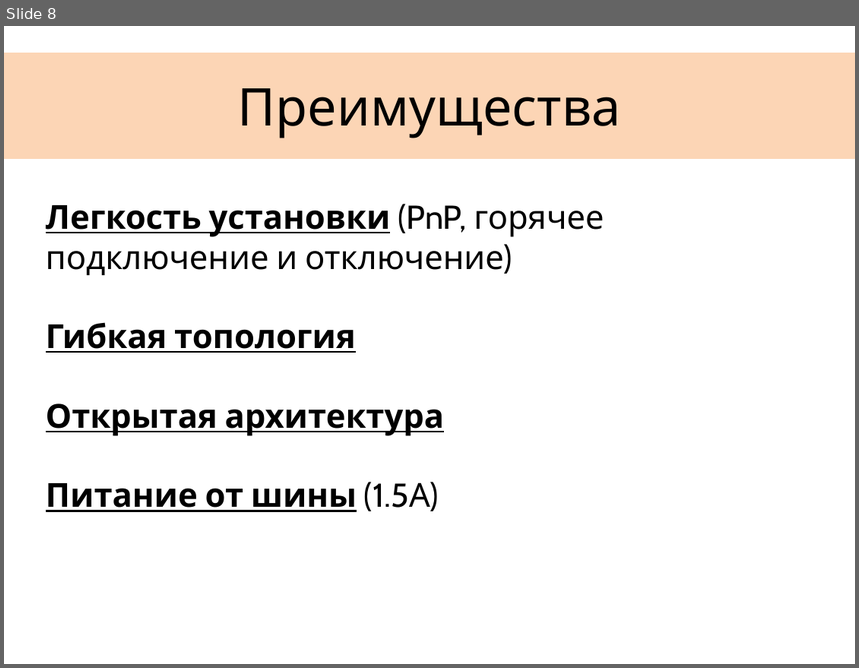
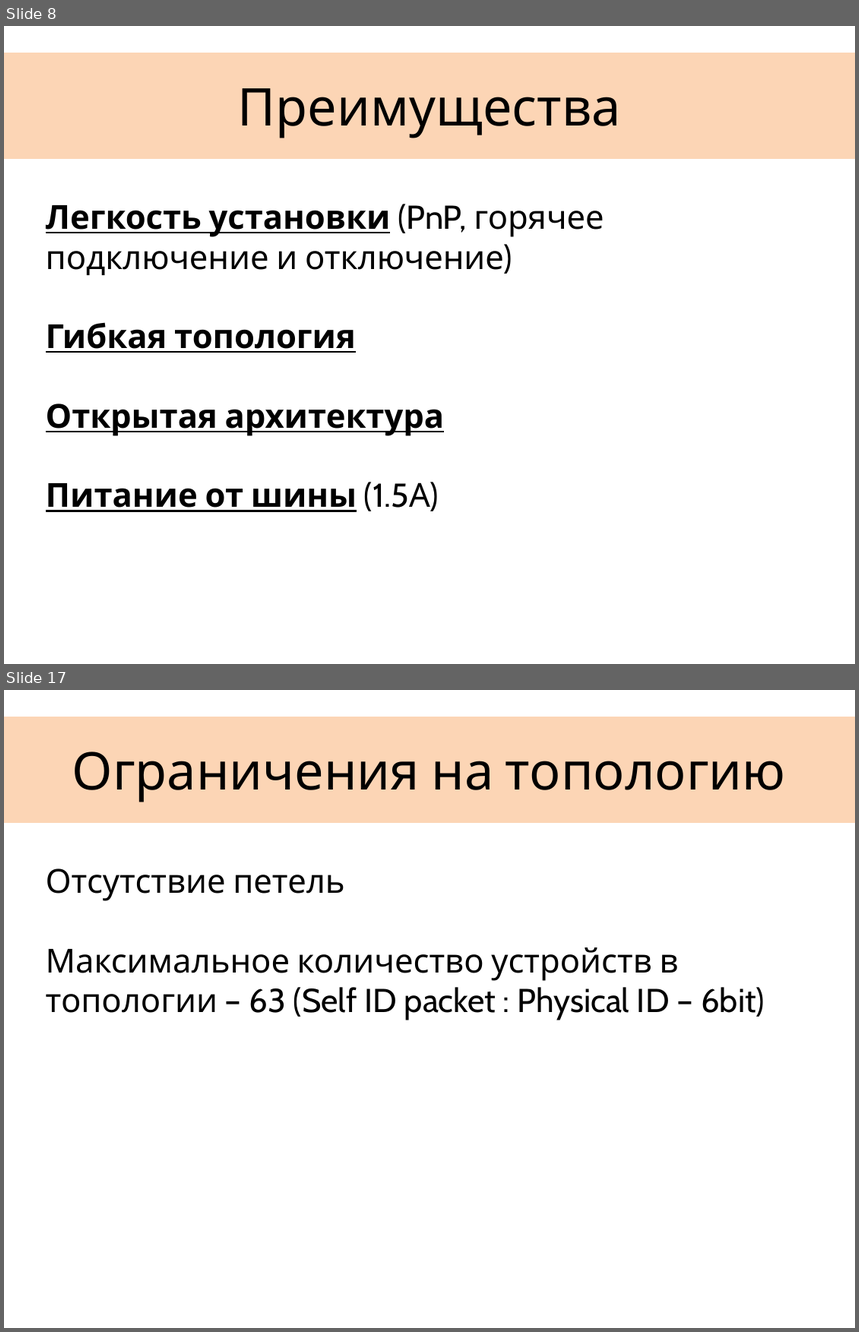
Before and after one commit to gosha92/FireWire, a slide deck: FireWire.pptx. Shown one above the other, each under a label of ours: slide 8 before the commit, slides 8 and 17 after it; the slides between them are not shown. The pictures are 859x668 and 859x1332 pixels, drawn with LibreOffice and Linux fonts; fonts in the diff are those of the drawing. Boxes give left, top, right and bottom in pixels: in the first picture for what was removed or moved away, otherwise in the second. Text is boxed around its words. In the diff, an @@ line names an element or a change of style, - is before the commit and + after.

```diff
--- a/FireWire.pptx
+++ b/FireWire.pptx
@@ slide 17 added at bbox=[4, 690, 855, 1328], background #FFFFFF; not listed: 1 template element that a slide beside it also shows @@
@@ title added at bbox=[72, 752, 786, 802], 44 pt, text #000000 @@
+Ограничения на топологию
@@ text added at bbox=[46, 869, 765, 1021], 28 pt, text #000000 @@
+Отсутствие петель
+Максимальное количество устройств в топологии – 63 (Self ID packet : Physical ID – 6bit)
```
Also in this commit, not shown: 2 slides changed, 7 other slides added, 1 slide removed.
